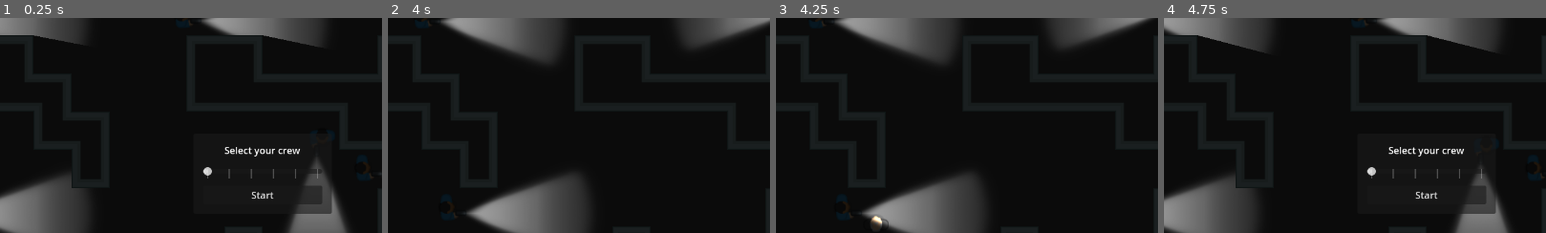
Above: before the commit, frames 1-4 (left to right).
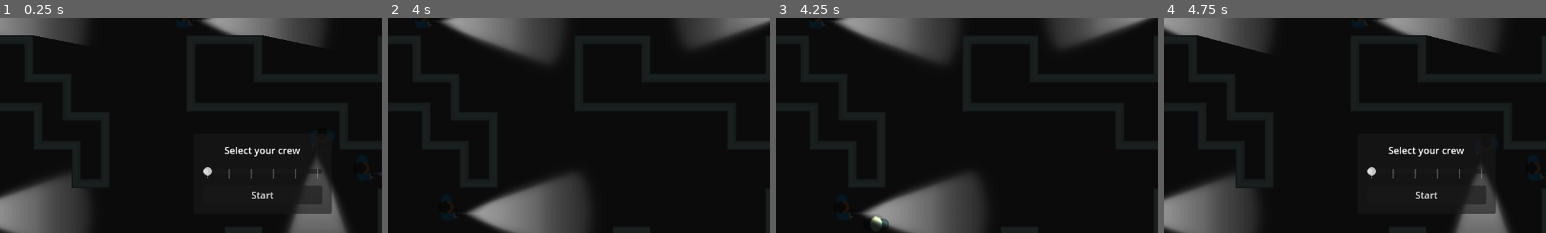
Above: after the commit, the same moments.

Repository: stesim/stammheim
Game: Godot game, scene res://sandbox.tscn
The game is run twice, just before and just after one commit, with the same random seed, the same clock (stepped at 60 frames per second) and the same inputs.
Inputs:
- Up to frame 1 (0.25 s): no input
- Up to frame 2 (4 s): click "Start" at 0.5 s; hold D (move_right, bound only before the commit) 1.28-2.03 s; hold Tab (switch_character, bound only before the commit) 1.28-2.03 s; tap End (p1.switch_character, bound only after the commit) at 1.55, 2.1, 3.05, 3.6 s; hold S (move_down, bound only before the commit) 2.03-2.78 s; tap Tab (switch_character, bound only before the commit) at 2.3, 3.8 s; hold D (move_right, bound only before the commit) 2.78-3.53 s; hold Tab (switch_character, bound only before the commit) 2.78-3.53 s; hold W (move_up, bound only before the commit) from 3.53 s (still down)
- Up to frame 3 (4.25 s): keep holding W (move_up, bound only before the commit)
- Up to frame 4 (4.75 s): release W (move_up, bound only before the commit) at 4.25 s; click "Restart" at 4.25 s
The pictures show only the part of the screen within x 16-66%, y 14-64%; the shares and areas given below are measured in that part.

Frames 1-2 are identical in both runs. In frame 3, less than 0.1% of the frame differs, in the area x 25-30%, y 92-97%; in frame 4, nothing differs.

Commit message:
added two-player local co-op

Diff:
--- a/game_state.gd
+++ b/game_state.gd
@@ -37,19 +37,26 @@
 
 
 func _unhandled_input(event : InputEvent) -> void:
-	if event.is_action_pressed(&"switch_character"):
-		_switch_character()
+	if event.is_action_pressed(&"p0.switch_character"):
+		_switch_character(0)
+	if event.is_action_pressed(&"p1.switch_character"):
+		_switch_character(1)
 
 
-func _switch_character() -> void:
+func _switch_character(player_index : int) -> void:
 	var prisoners := get_tree().get_nodes_in_group(&"prisoners")
 	var current_character_index := 0
 	for prisoner in prisoners:
-		if prisoner.player_controlled:
+		if prisoner.player_index == player_index:
 			break
 		current_character_index += 1
 
-	var next_character := prisoners[(current_character_index + 1) % prisoners.size()]
+	if current_character_index < prisoners.size():
+		prisoners[current_character_index].player_index = -1
 
-	prisoners[current_character_index].player_controlled = false
-	next_character.player_controlled = true
+	for i in prisoners.size():
+		var index := (current_character_index + i + 1) % prisoners.size()
+		var prisoner := prisoners[index]
+		if not prisoner.is_player_controlled():
+			prisoner.player_index = player_index
+			break
--- a/prisoner.gd
+++ b/prisoner.gd
@@ -2,23 +2,43 @@
 
 
 @export var speed := 128.0
-@export var player_controlled := false :
+@export var player_index := -1 :
 	set(value):
-		player_controlled = value
-		set_physics_process(player_controlled)
-		modulate.a = 1.0 if player_controlled else 0.5
+		player_index = value
+		set_physics_process(is_player_controlled())
+		_update_color()
+		modulate.a = 1.0 if is_player_controlled() else 0.5
 
 
 func _ready() -> void:
-	player_controlled = player_controlled
+	player_index = player_index
+
+
+func is_player_controlled() -> bool:
+	return player_index >= 0
 
 
 func _physics_process(_delta : float) -> void:
 	if not GameState.is_started():
 		return
 
-	var direction := Input.get_vector(&"move_left", &"move_right", &"move_up", &"move_down")
+	var direction := _get_input_direction()
 	velocity = speed * direction
 	if velocity:
 		rotation = velocity.angle()
 	move_and_slide()
+
+
+func _get_input_direction() -> Vector2:
+	match player_index:
+		0: return Input.get_vector(&"p0.move_left", &"p0.move_right", &"p0.move_up", &"p0.move_down")
+		1: return Input.get_vector(&"p1.move_left", &"p1.move_right", &"p1.move_up", &"p1.move_down")
+	return Vector2.ZERO
+
+
+func _update_color() -> void:
+	var color := Color.WHITE
+	match player_index:
+		0: color = Color.PALE_TURQUOISE
+		1: color = Color.PALE_GREEN
+	modulate = color
--- a/project.godot
+++ b/project.godot
@@ -26,29 +26,54 @@
 
 [input]
 
-move_up={
+p0.move_up={
 "deadzone": 0.5,
 "events": [Object(InputEventKey,"resource_local_to_scene":false,"resource_name":"","device":-1,"window_id":0,"alt_pressed":false,"shift_pressed":false,"ctrl_pressed":false,"meta_pressed":false,"pressed":false,"keycode":0,"physical_keycode":87,"key_label":0,"unicode":119,"echo":false,"script":null)
 ]
 }
-move_down={
+p0.move_down={
 "deadzone": 0.5,
 "events": [Object(InputEventKey,"resource_local_to_scene":false,"resource_name":"","device":-1,"window_id":0,"alt_pressed":false,"shift_pressed":false,"ctrl_pressed":false,"meta_pressed":false,"pressed":false,"keycode":0,"physical_keycode":83,"key_label":0,"unicode":115,"echo":false,"script":null)
 ]
 }
-move_left={
+p0.move_left={
 "deadzone": 0.5,
 "events": [Object(InputEventKey,"resource_local_to_scene":false,"resource_name":"","device":-1,"window_id":0,"alt_pressed":false,"shift_pressed":false,"ctrl_pressed":false,"meta_pressed":false,"pressed":false,"keycode":0,"physical_keycode":65,"key_label":0,"unicode":97,"echo":false,"script":null)
 ]
 }
-move_right={
+p0.move_right={
 "deadzone": 0.5,
 "events": [Object(InputEventKey,"resource_local_to_scene":false,"resource_name":"","device":-1,"window_id":0,"alt_pressed":false,"shift_pressed":false,"ctrl_pressed":false,"meta_pressed":false,"pressed":false,"keycode":0,"physical_keycode":68,"key_label":0,"unicode":100,"echo":false,"script":null)
 ]
 }
-switch_character={
+p0.switch_character={
 "deadzone": 0.5,
 "events": [Object(InputEventKey,"resource_local_to_scene":false,"resource_name":"","device":-1,"window_id":0,"alt_press …(182 unchanged characters)…
+]
+}
+p1.move_up={
+"deadzone": 0.5,
+"events": [Object(InputEventKey,"resource_local_to_scene":false,"resource_name":"","device":-1,"window_id":0,"alt_pressed":false,"shift_pressed":false,"ctrl_pressed":false,"meta_pressed":false,"pressed":false,"keycode":0,"physical_keycode":4194320,"key_label":0,"unicode":0,"echo":false,"script":null)
+]
+}
+p1.move_down={
+"deadzone": 0.5,
+"events": [Object(InputEventKey,"resource_local_to_scene":false,"resource_name":"","device":-1,"window_id":0,"alt_pressed":false,"shift_pressed":false,"ctrl_pressed":false,"meta_pressed":false,"pressed":false,"keycode":0,"physical_keycode":4194322,"key_label":0,"unicode":0,"echo":false,"script":null)
+]
+}
+p1.move_left={
+"deadzone": 0.5,
+"events": [Object(InputEventKey,"resource_local_to_scene":false,"resource_name":"","device":-1,"window_id":0,"alt_pressed":false,"shift_pressed":false,"ctrl_pressed":false,"meta_pressed":false,"pressed":false,"keycode":0,"physical_keycode":4194319,"key_label":0,"unicode":0,"echo":false,"script":null)
+]
+}
+p1.move_right={
+"deadzone": 0.5,
+"events": [Object(InputEventKey,"resource_local_to_scene":false,"resource_name":"","device":-1,"window_id":0,"alt_pressed":false,"shift_pressed":false,"ctrl_pressed":false,"meta_pressed":false,"pressed":false,"keycode":0,"physical_keycode":4194321,"key_label":0,"unicode":0,"echo":false,"script":null)
+]
+}
+p1.switch_character={
+"deadzone": 0.5,
+"events": [Object(InputEventKey,"resource_local_to_scene":false,"resource_name":"","device":-1,"window_id":0,"alt_pressed":false,"shift_pressed":false,"ctrl_pressed":false,"meta_pressed":false,"pressed":false,"keycode":0,"physical_keycode":4194318,"key_label":0,"unicode":0,"echo":false,"script":null)
 ]
 }
 
--- a/sandbox.tscn
+++ b/sandbox.tscn
@@ -125,7 +125,7 @@
 [node name="prisoner" parent="." instance=ExtResource("3_t6lhf")]
 position = Vector2(160, 616)
 speed = 256.0
-player_controlled = true
+player_index = 0
 
 [node name="prisoner2" parent="." instance=ExtResource("3_t6lhf")]
 position = Vector2(120, 616)
